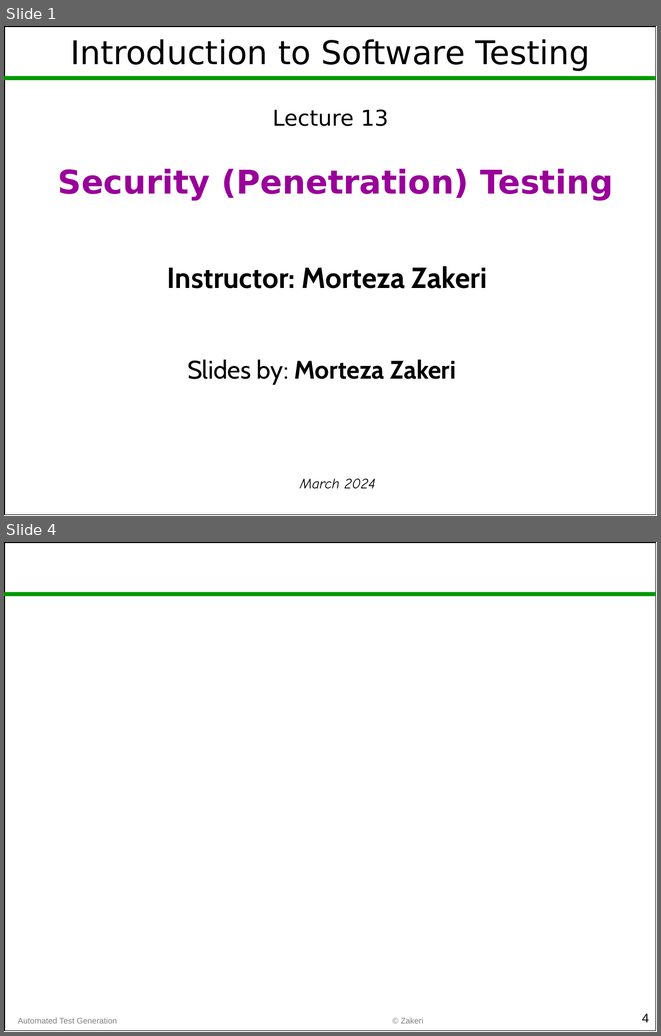
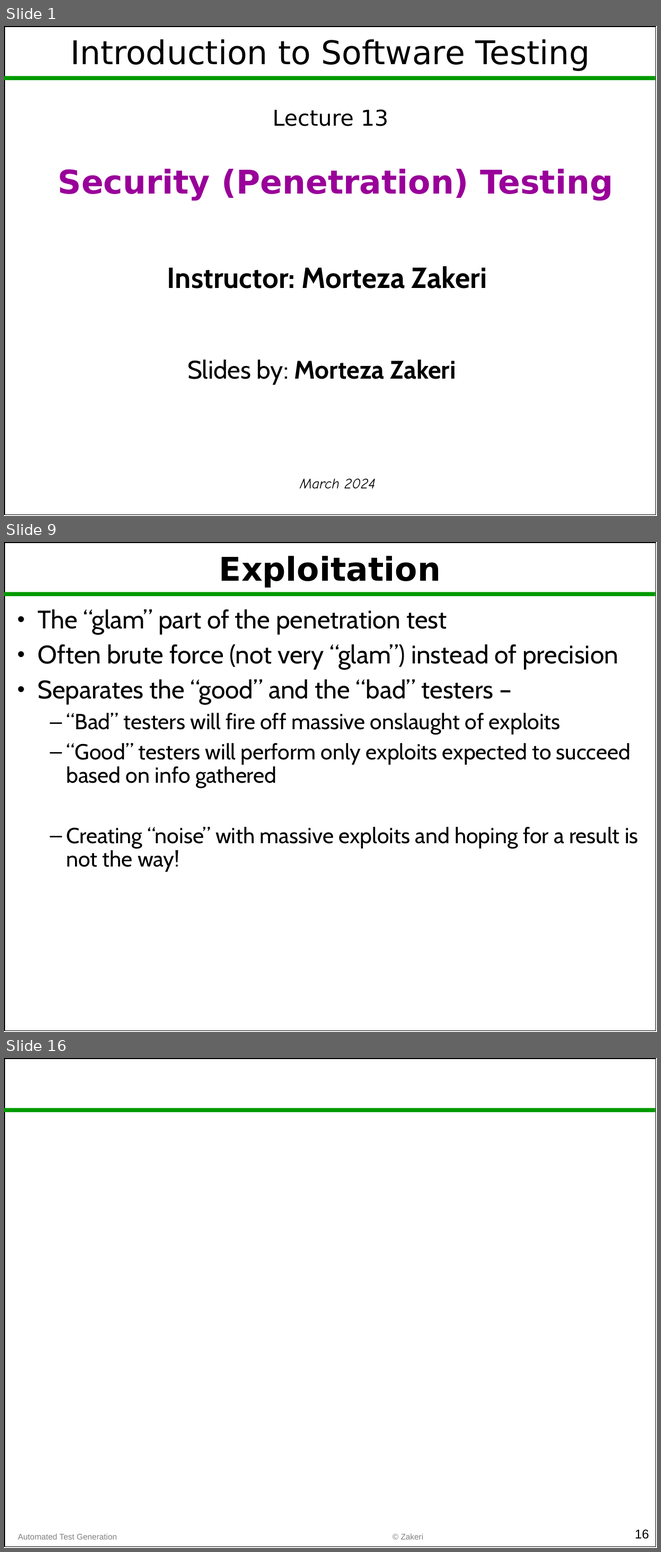
Before and after one commit to m-zakeri/SoftwareTesting, a slide deck: lectures/Lec13_penetration_testing.pptx. Shown one above the other, each under a label of ours: slides 1 and 4 before the commit, slides 1, 9 and 16 after it; the slides between them are not shown. The pictures are 661x1036 and 661x1552 pixels, drawn with LibreOffice and Linux fonts; fonts in the diff are those of the drawing. Boxes give left, top, right and bottom in pixels: in the first picture for what was removed or moved away, otherwise in the second. Text is boxed around its words. In the diff, an @@ line names an element or a change of style, - is before the commit and + after.

```diff
--- a/lectures/Lec13_penetration_testing.pptx
+++ b/lectures/Lec13_penetration_testing.pptx
@@ slide 9 added at (4, 542, 657, 1032), background #FFFFFF; not listed: 2 template elements that a slide beside it also shows @@
@@ title added at (219, 556, 441, 588), 36 pt, text #000000, bold @@
+Exploitation
@@ text added at (38, 609, 638, 872), 24 pt, text #000000 @@
+• The “glam” part of the penetration test
+• Often brute force (not very “glam”) instead of precision
+• Separates the “good” and the “bad” testers –
+  – “Bad” testers will fire off massive onslaught of exploits
+  – “Good” testers will perform only exploits expected to succeed based on info gathered
+  – Creating “noise” with massive exploits and hoping for a result is not the way!
@@ what was slide 4 is now slide 16 @@
@@ page number at (635, 1529, 649, 1539): text changed @@
-4
+16
```
Also in this commit, not shown: 13 other slides added, 2 slides removed, 45 other files.
